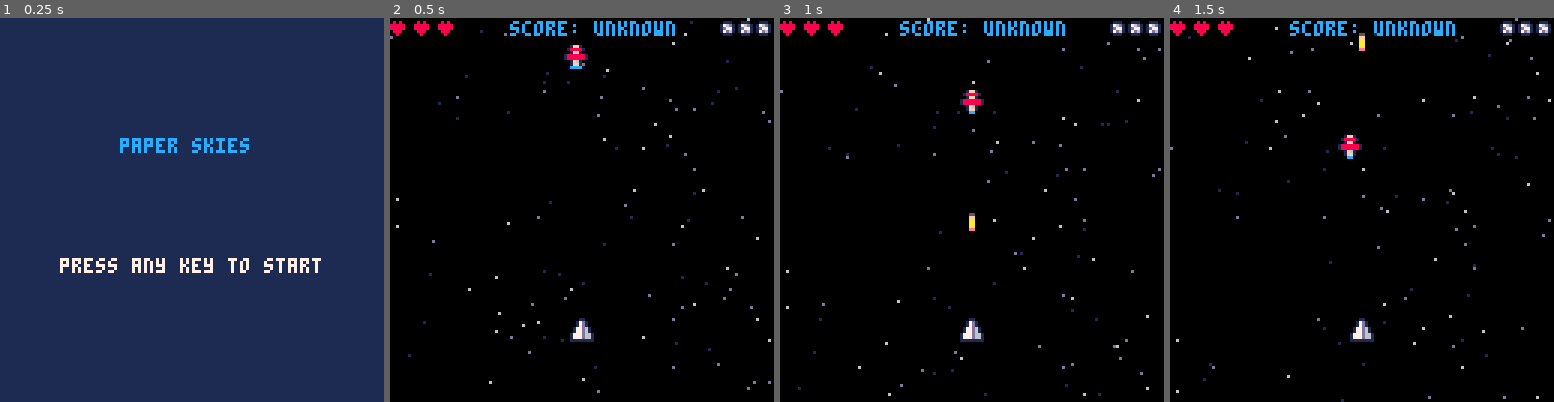
Above: before the commit, frames 1-4 (left to right).
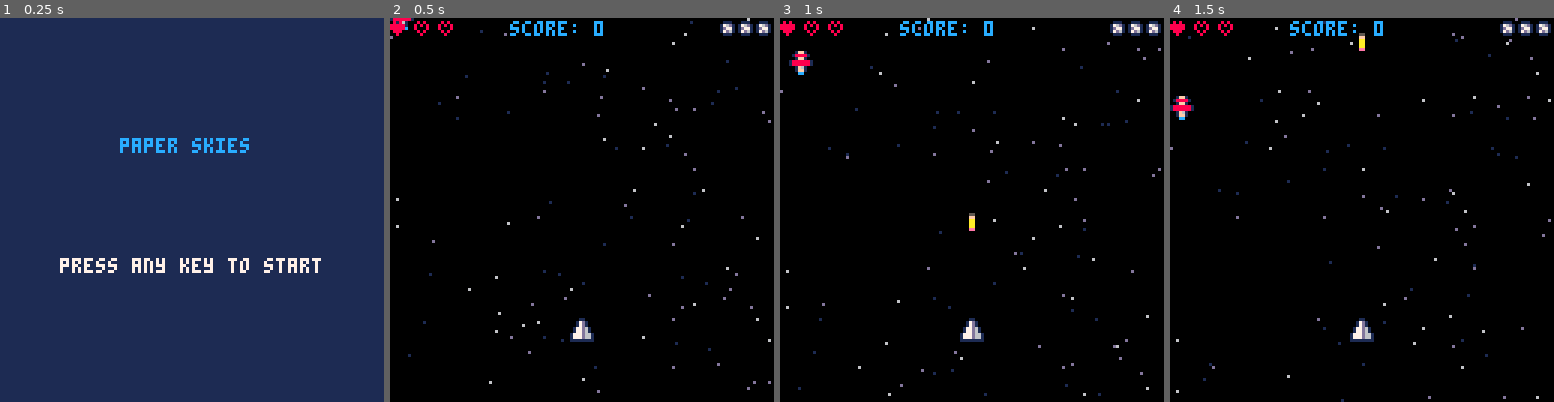
Above: after the commit, the same moments.

Repository: weggos2000/Pico-8-games
Game: PICO-8 cartridge paper_skies.p8
Two runs of this game, one before a commit and one after it. Both use one fixed random seed, a clock stepped at 60 frames per second and the inputs below.
Inputs:
- Up to frame 1 (0.25 s): no input
- Up to frame 2 (0.5 s): tap X (X key) at 0.33 s
- Up to frame 3 (1 s): tap O (Z key) at 0.7 s
- Up to frame 4 (1.5 s): tap X (X key) at 1.07 s

Frame 1 is identical in both runs. In frame 2, 0.8% of the frame differs, in the area x 0-75%, y 0-14%; in frame 3, 1.0%, in the area x 2-75%, y 0-25%; in frame 4, 1.0%.

Commit message:
Added basic enemy spawn and explosion

Diff:
--- a/paper_skies.p8
+++ b/paper_skies.p8
@@ -35,20 +35,16 @@
 	ship.spd = 2
 	ship.spr = 2
 	muzzle = 0
-	score = "unknown"
-	lives = 3
+	score = 0
+	lives = 1
 	bombs = 3
 --player bullet
 	buls={}
 --enemies
  enemies={}
-
- local myen={}
- myen.x=60
- myen.y=5
- myen.spr=16
- add(enemies,myen)
---map table
+ booms={}
+	spawnen()
+	--map table
 	starx={}
 	stary={}
 	starspd={}
@@ -92,6 +88,37 @@
 function drawspr(myspr)
  spr(myspr.spr,myspr.x,myspr.y)
 end
+--collision function
+function col(a,b)
+	local al=a.x
+	local ar=a.x+7
+	local at=a.y
+	local ab=a.y+7
+
+	local bl=b.x
+	local br=b.x+7
+	local bt=b.y
+	local bb=b.y+7
+
+	if at > bb then return false end
+	if bt>ab then return false end
+	if al>br then return false end
+	if bl>ar then return false end
+
+	return true
+end
+
+function spawnen()
+	local myen={}
+	myen.x=rnd(120)
+	myen.y=-8
+	myen.spr=16
+	add(enemies,myen)
+end
+function explode(x,y)
+	add(booms,{x=x,y=y,t=0})
+end
+
 -->8
 --update stuff (hopefully)
 function update_game()
@@ -120,7 +147,9 @@
  elseif ship.x<0 then
   ship.x=0
  end
-
+	if ship.y<8 then
+		ship.y=8
+	end
 -- end movement block
 -- shooting mechanics block
 
@@ -154,10 +183,42 @@
 		if myen.y>128 then
 		 del(enemies.myen)
 		end
+		if myen.x>120 then
+		 myen.x=120
+		elseif myen.x<0 then
+		 myen.x=0
+		end
+	end
+
+	--collision ship and enemies
+	for myen in all(enemies) do
+ 	if col(myen,ship) then
+	 	lives-=1
+	 	sfx(1)
+	 	del(enemies,myen)
+	 end
+	 for mybul in all(buls) do
+	 	if col(myen,mybul) then
+	 		explode(myen.x,myen.y)
+	  	del(enemies,myen)
+	 	 del(buls,mybul)
+	 	 score+=1000
+	 	 spawnen()
+	 	end
+	 end
 	end
 
 -- map stuff
 	animatestars()
+-- explosion stuff
+for b in all(booms) do
+	b.t+=1
+	if(b.t>=12) then del(booms,b) end
+end
+-- death check
+	if lives<=0 then
+		mode="gameover"
+	end
 end
 
 function update_start()
@@ -184,6 +245,9 @@
 	for myenem in all(enemies) do
 	 drawspr(myenem)
 	end
+
+	--collision ship x enemies
+
 	if muzzle>0 then
 		circfill(ship.x+3,ship.y-1,muzzle,7)
 	end
@@ -194,12 +258,16 @@
 		if lives>=i then
 			spr(14,i*8-8,1)
 	 else
-	 	spr(15,i*7-8,1)
+	 	spr(15,i*8-8,1)
 	 end
 	 if bombs>=i then
 	  spr(13,128-i*6,1)
 	 end
 	end
+	--draw explosion enemy
+	for b in all(booms) do
+		spr(10+b.t\4,b.x,b.y)
+	end
 end
 
 function draw_start()
@@ -214,14 +282,14 @@
 	print("press any key to continue",20, 80, 7)
 end
 __gfx__
-00000000000110000001100000011000000000000000000000000000000000000000000000000000000000000000000000000000011100000808000008080000
-000000000017d1000017d1000017d100000000000000000000000000000000000000000000000000000000000000000000000000176d10008888800080808000
-007007000017d1000017d1000017d1000000000000000000000000000000000000000000000000000000000000000000000000001d7710008888800080008000
-000770000017d6100177d6100177d10000000000000000000000000000000000000000000000000000000000000000000000000017d610000888000008080000
-000770000017d6100177d6100177d100000000000000000000000000000000000000000000000000000000000000000000000000011100000080000000800000
-007007000177d6611777d6611777d610000000000000000000000000000000000000000000000000000000000000000000000000000000000000000000000000
-000000000177d6611777d6611777d610000000000000000000000000000000000000000000000000000000000000000000000000000000000000000000000000
-00000000011111111111111111111110000000000000000000000000000000000000000000000000000000000000000000000000000000000000000000000000
+00000000000110000001100000011000000000000000000000000000000000000000000000000000000000001001100100000000011100000808000008080000
+000000000017d1000017d1000017d10000000000000000000000000000000000000000000000000000000000011991100dd00dd0176d10008888800080808000
+007007000017d1000017d1000017d10000000000000000000000000000000000000000000000000000011000019aa910d66dd66d1d7710008888800080008000
+000770000017d6100177d6100177d100000000000000000000000000000000000000000000000000001aa10019a77a910dd00dd017d610000888000008080000
+000770000017d6100177d6100177d100000000000000000000000000000000000000000000000000001aa10019a77a9100000000011100000080000000800000
+007007000177d6611777d6611777d61000000000000000000000000000000000000000000000000000011000019aa9100dd00dd0000000000000000000000000
+000000000177d6611777d6611777d6100000000000000000000000000000000000000000000000000000000001199110d66dd66d000000000000000000000000
+0000000001111111111111111111111000000000000000000000000000000000000000000000000000000000100110010dd00dd0000000000000000000000000
 001ff100001ff1000000000000000000000000000000000000000000000000000000000000000000000000000000000000000000000000000000000000000000
 01888810018888100000000000000000000000000000000000000000000000000000000000000000000000000000000000000000000000000000000000000000
 001ff100001ff1000000000000000000000000000000000000000000000000000000000000000000000000000000000000000000000000000000000000000000
Not shown, changed: the sound effects (__sfx__) section of paper_skies.p8
